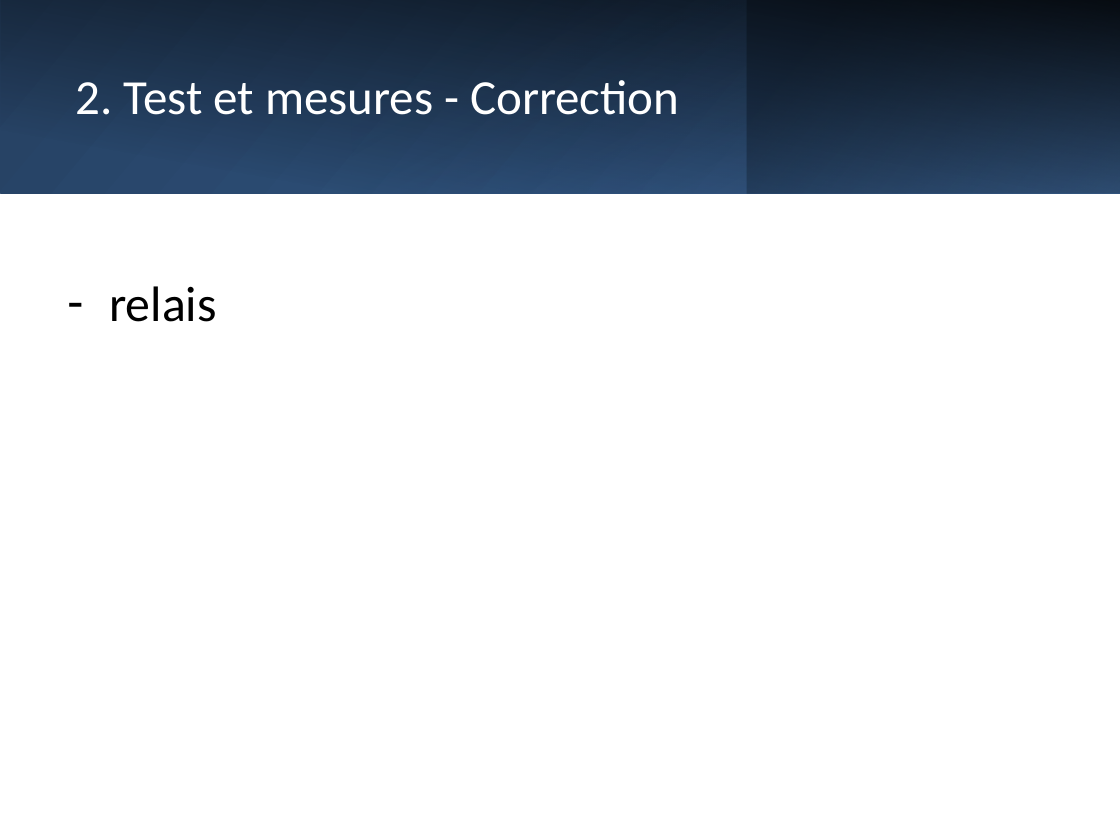
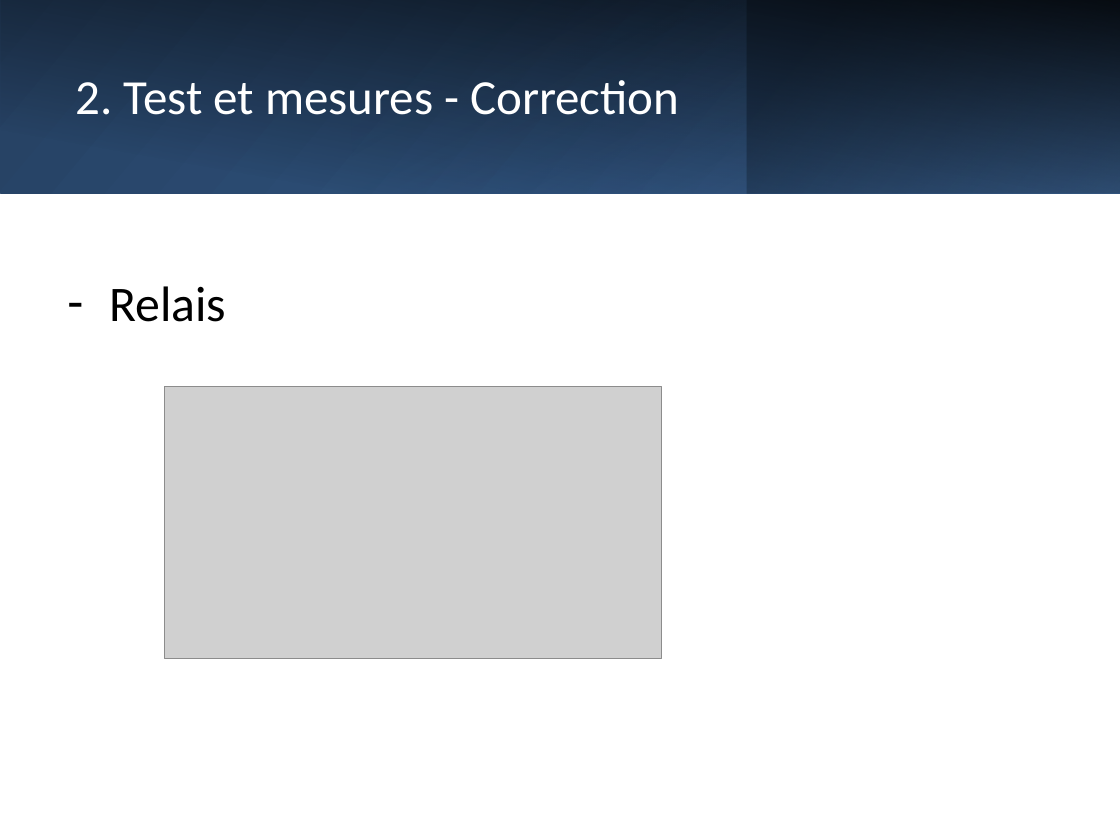
Before and after one commit to Sweedy3960/2414_SPB7_DOC, a slide deck: slide 6 of Doc/2414_Presentation.pptx. Drawn at 1120x840 pixels with LibreOffice and Linux fonts; fonts in the diff are those of the drawing; grey boxes stand for pictures. Boxes give left, top, right and bottom in pixels: in the first picture for what was removed or moved away, otherwise in the second. Text is boxed around its words. In the diff, an @@ line names an element or a change of style, - is before the commit and + after.

```diff
--- a/Doc/2414_Presentation.pptx
+++ b/Doc/2414_Presentation.pptx
@@ text at (x1=109, y1=286, x2=226, y2=322): text changed @@
-– relais
+– Relais
@@ picture added at (x1=165, y1=386, x2=661, y2=659) @@
```
Also in this commit, not shown: 13 other slides changed, 2 slides added, 1 other file.
